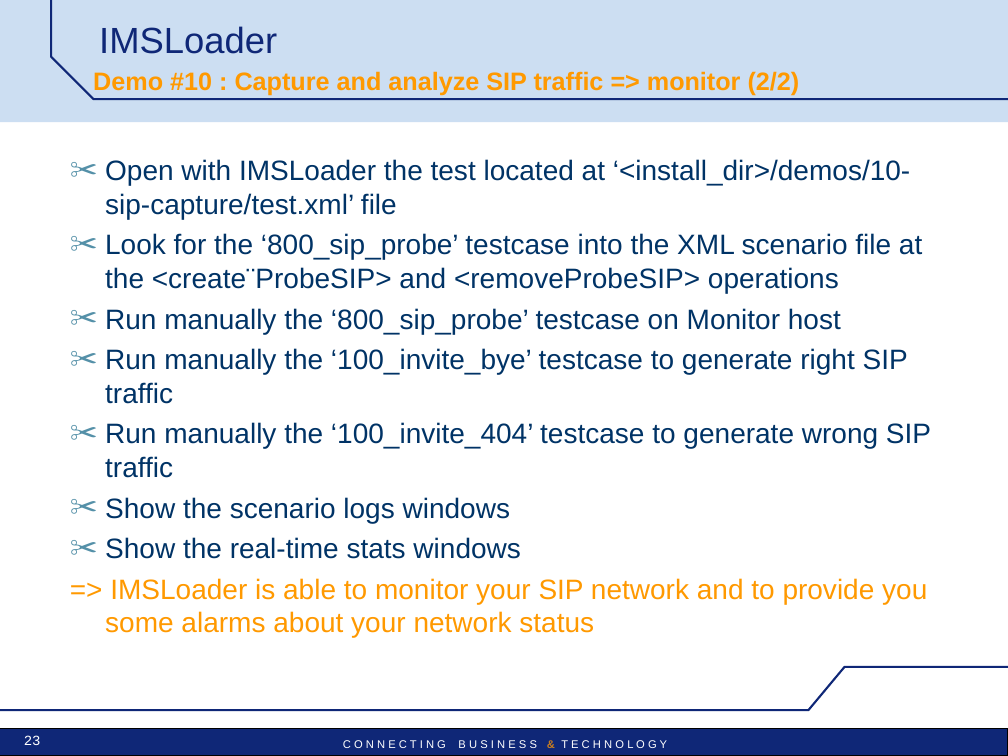
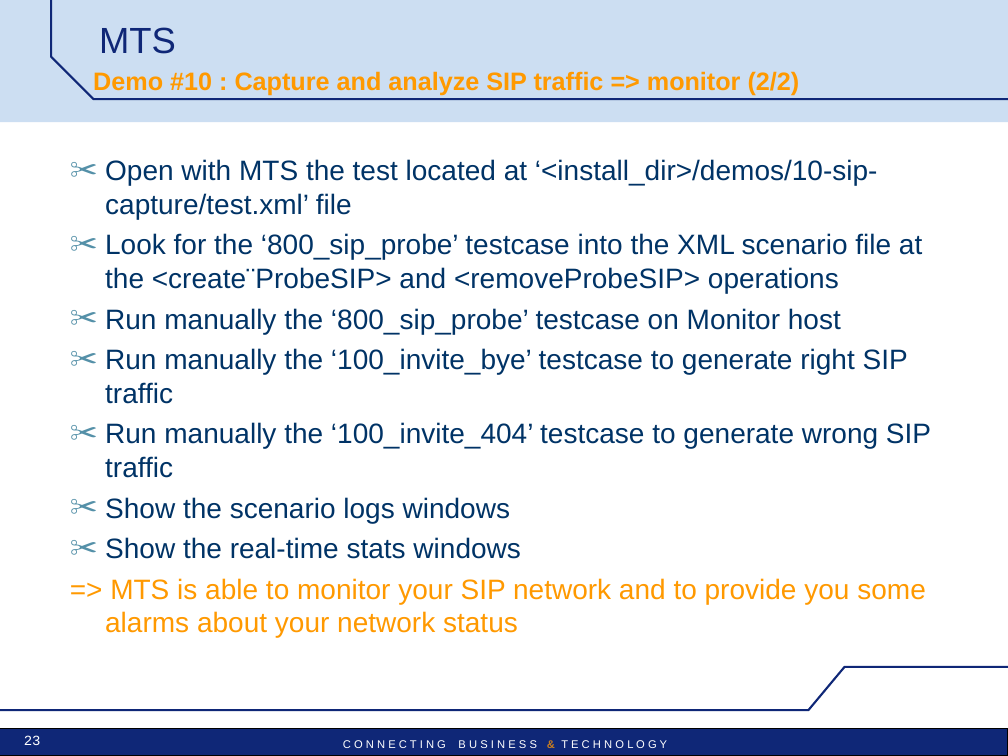
Before and after one commit to satishghiwari/mts-project, a slide deck: slide 23 of mts/src/main/doc/MTS-Pres-demos.ppt. Drawn at 1008x756 pixels with LibreOffice and Linux fonts; fonts in the diff are those of the drawing; background and template pictures are left out. Boxes give left, top, right and bottom in pixels: in the first picture for what was removed or moved away, otherwise in the second. Text is boxed around its words. In the diff, an @@ line names an element or a change of style, - is before the commit and + after.

```diff
--- a/mts/src/main/doc/MTS-Pres-demos.ppt
+++ b/mts/src/main/doc/MTS-Pres-demos.ppt
@@ title at [99,27,176,54]: text changed @@
-IMSLoader
+MTS
@@ text at [105,159,878,219]: text changed @@
-✂ Open with IMSLoader the test located at ‘<install_dir>/demos/10-sip-capture/test.xml’ file
+✂ Open with MTS the test located at ‘<install_dir>/demos/10-sip-capture/test.xml’ file
@@ text at [105,578,926,638]: text changed @@
-=> IMSLoader is able to monitor your SIP network and to provide you some alarms about your network status
+=> MTS is able to monitor your SIP network and to provide you some alarms about your network status
```
Also in this commit, not shown: 24 other slides changed, 35 other files.
